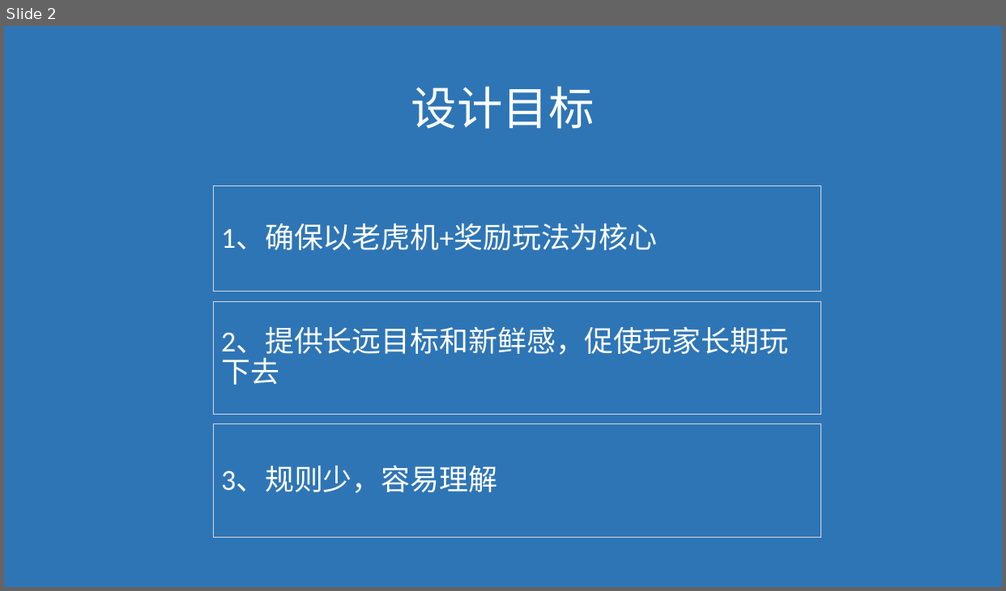
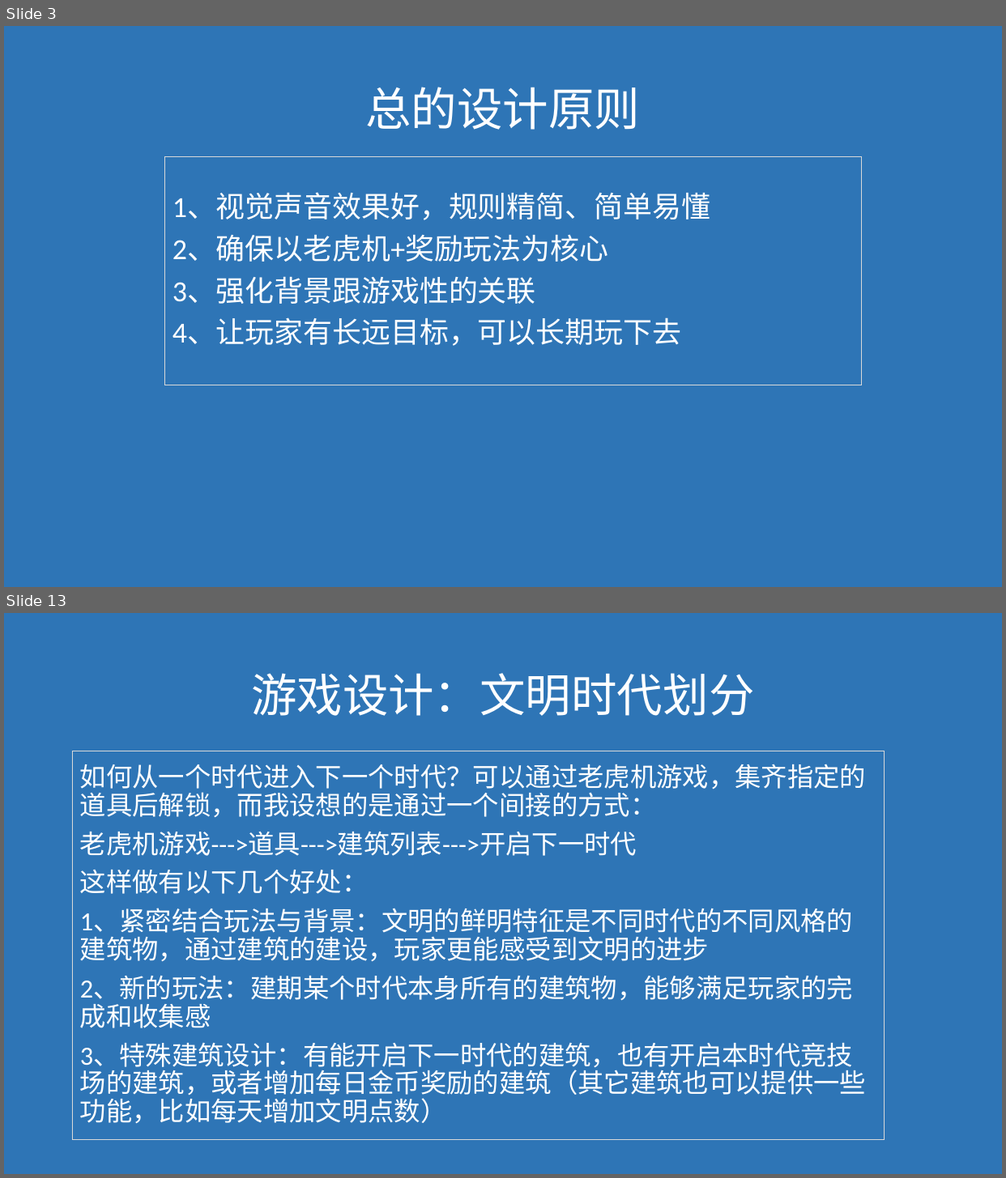
Before and after one commit to janryf/mygame, a slide deck: 构想.pptx. Shown one above the other, each under a label of ours: slide 2 before the commit, slides 3 and 13 after it; the slides between them are not shown. The pictures are 1006x591 and 1006x1178 pixels, drawn with LibreOffice and Linux fonts; fonts in the diff are those of the drawing. Boxes give left, top, right and bottom in pixels: in the first picture for what was removed or moved away, otherwise in the second. Text is boxed around its words. In the diff, an @@ line names an element or a change of style, - is before the commit and + after.

```diff
--- a/构想.pptx
+++ b/构想.pptx
@@ slide 13 added at box(4, 613, 1002, 1174), background #2E75B6 @@
@@ text added at box(251, 673, 755, 716), 44 pt, text #FFFFFF @@
+游戏设计：文明时代划分
@@ rectangle added at box(73, 752, 884, 1140), outline #D9D9D9 0.75 pt dashed, 25.2 pt, text #FFFFFF @@
+如何从一个时代进入下一个时代？可以通过老虎机游戏，集齐指定的道具后解锁，而我设想的是通过一个间接的方式：
+老虎机游戏--->道具--->建筑列表--->开启下一时代
+这样做有以下几个好处：
+1、紧密结合玩法与背景：文明的鲜明特征是不同时代的不同风格的建筑物，通过建筑的建设，玩家更能感受到文明的进步
+2、新的玩法：建期某个时代本身所有的建筑物，能够满足玩家的完成和收集感
+3、特殊建筑设计：有能开启下一时代的建筑，也有开启本时代竞技场的建筑，或者增加每日金币奖励的建筑（其它建筑也可以提供一些功能，比如每天增加文明点数）
@@ what was slide 2 is now slide 3 @@
@@ slide 3 changed as well @@
@@ text at box(365, 87, 640, 130): text changed @@
-设计目标
+总的设计原则
@@ rectangle "1、视觉声音效果好，规则精简、简单易懂": place and size @@
-rectangle "1、视觉声音效果好，规则精简、简单易懂" at box(214, 186, 821, 291)
+rectangle "1、视觉声音效果好，规则精简、简单易懂" at box(165, 157, 862, 386)
@@ text in rectangle at box(172, 194, 710, 346): text changed @@
-1、确保以老虎机+奖励玩法为核心
+1、视觉声音效果好，规则精简、简单易懂
+2、确保以老虎机+奖励玩法为核心
+3、强化背景跟游戏性的关联
+4、让玩家有长远目标，可以长期玩下去
@@ rectangle removed at box(214, 301, 821, 415) @@
-2、提供长远目标和新鲜感，促使玩家长期玩下去
@@ rectangle removed at box(214, 425, 821, 537) @@
-3、规则少，容易理解
```
Also in this commit, not shown: 16 other slides added, 6 slides removed, 7 other files.
